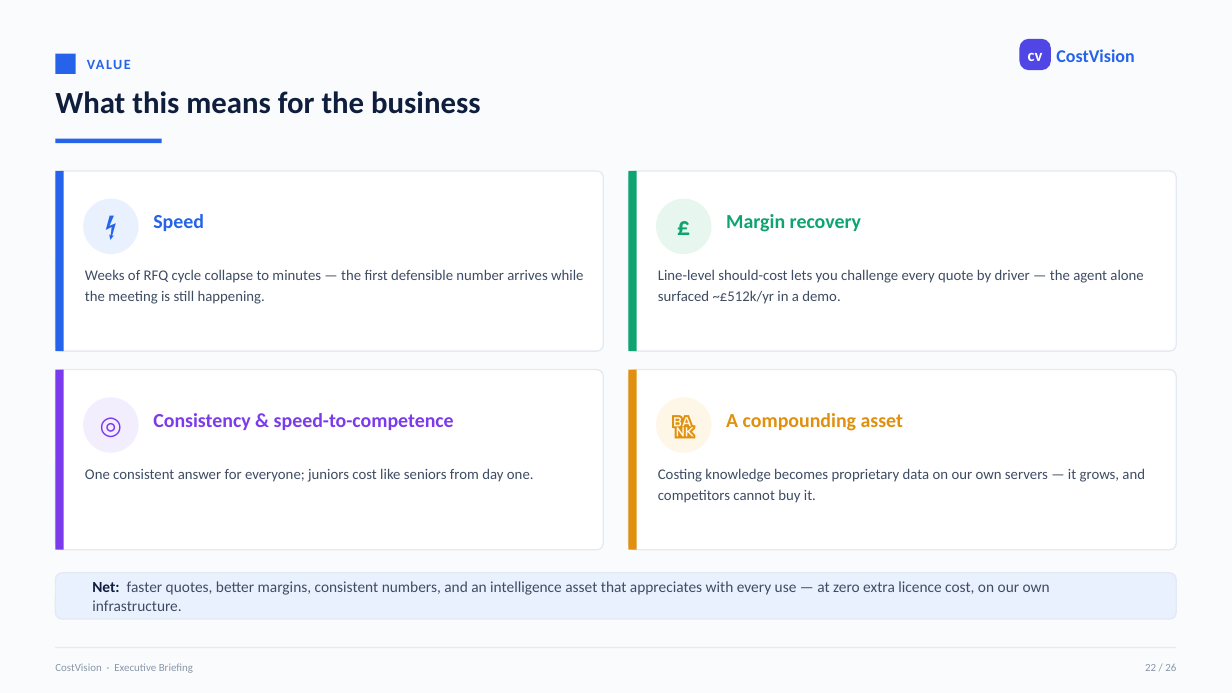
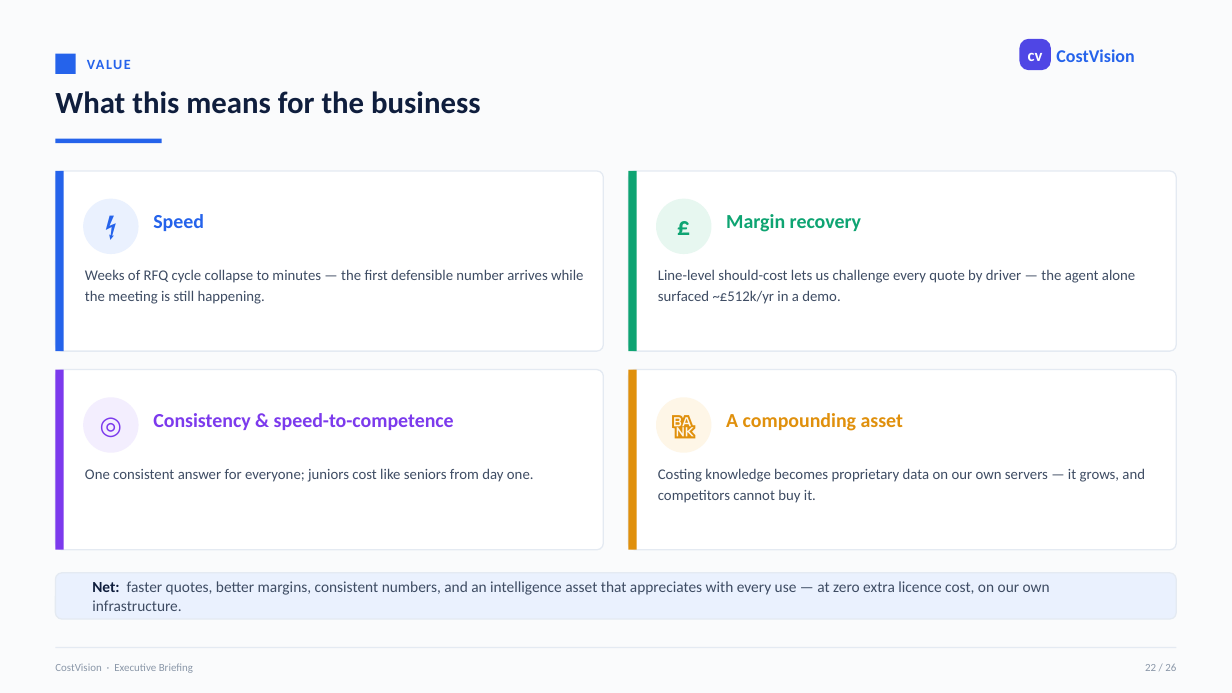
Before and after one commit to bhosaleavinash546/leamington-marathi, a slide deck: slide 22 of CostVision-Platform-Executive-Briefing.pptx. Drawn at 1232x693 pixels with LibreOffice and Linux fonts; fonts in the diff are those of the drawing. Boxes give left, top, right and bottom in pixels: in the first picture for what was removed or moved away, otherwise in the second. Text is boxed around its words. In the diff, an @@ line names an element or a change of style, - is before the commit and + after.

```diff
--- a/CostVision-Platform-Executive-Briefing.pptx
+++ b/CostVision-Platform-Executive-Briefing.pptx
@@ text at <box>658,269,1135,304</box>: text changed @@
-Line-level should-cost lets you challenge every quote by driver — the agent alone surfaced ~£512k/yr in a demo.
+Line-level should-cost lets us challenge every quote by driver — the agent alone surfaced ~£512k/yr in a demo.
```
Also in this commit, not shown: 14 other slides changed.
